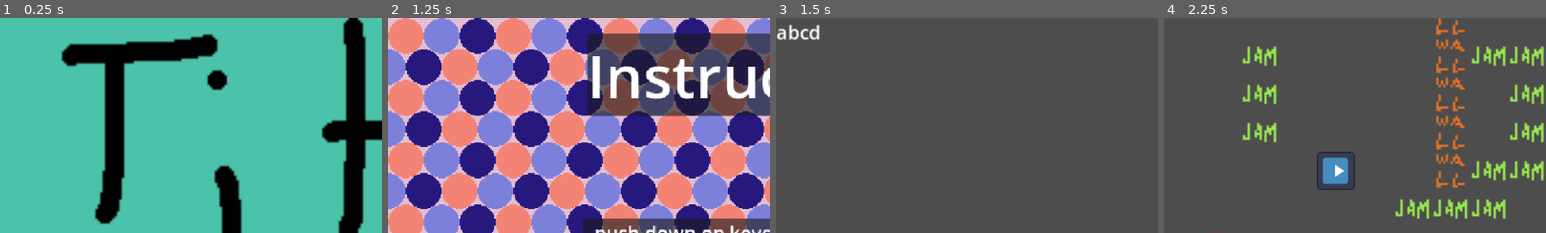
Above: before the commit, frames 1-4 (left to right).
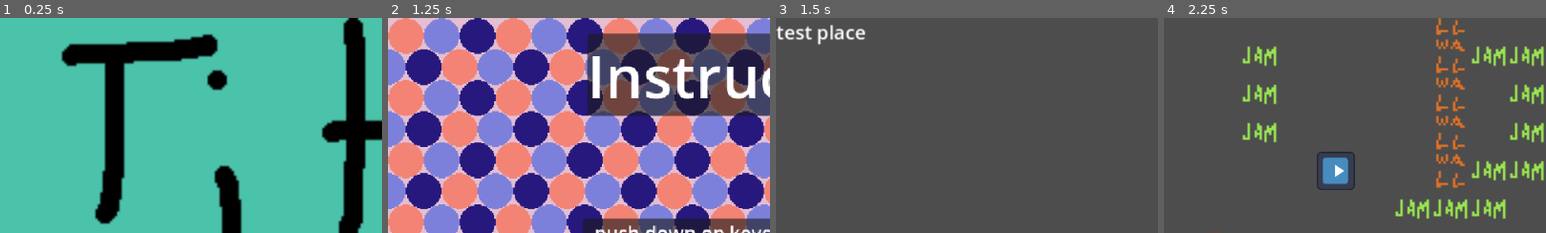
Above: after the commit, the same moments.

Repository: gavelhj/Ludum-Dare-59
Game: Godot game, scene res://UI/titlescreen.tscn
The game is run twice, just before and just after one commit, with the same random seed, the same clock (stepped at 60 frames per second) and the same inputs. The engine's default icon, where the game draws it, is replaced by a stand-in: a white triangle on a blue panel in a dark square.
Inputs (mouse positions are % of the whole screen's width and height, from its top left):
- Up to frame 1 (0.25 s): no input
- Up to frame 2 (1.25 s): click (54, 76) at 0.5 s
- Up to frame 3 (1.5 s): click (51, 85) at 1.25 s
- Up to frame 4 (2.25 s): click "abcd" (after the commit: "test place") at 2 s
The pictures show only the part of the screen within x 0-50%, y 0-50%; the shares and areas given below are measured in that part.

Frames 1-2 are identical in both runs. In frame 3, 1.0% of the frame differs, in the area x 0-24%, y 3-13%; in frame 4, nothing differs.

Commit message:
i forgot

Diff:
--- a/ludum-dare-59-game/UI/levelselection.tscn
+++ b/ludum-dare-59-game/UI/levelselection.tscn
@@ -12,8 +12,8 @@
 
 [node name="test" type="TextureButton" parent="."]
 layout_mode = 0
-offset_right = 520.0
-offset_bottom = 168.0
+offset_right = 80.0
+offset_bottom = 24.0
 
 [node name="SceneChangeComponent" type="Node" parent="test" node_paths=PackedStringArray("button")]
 script = ExtResource("1_fd3b1")
@@ -25,4 +25,4 @@
 layout_mode = 0
 offset_right = 40.0
 offset_bottom = 23.0
-text = "abcd"
+text = "test place"
--- a/ludum-dare-59-game/resources idk the name/player.gd
+++ b/ludum-dare-59-game/resources idk the name/player.gd
@@ -2,7 +2,7 @@
 
 var no_signal = false
 var jammed = false
-@export var cancel = false
+var cancel = false
 
 var move_dir = 0 # moving forward or backward
 var rotate_dir = 0 # turning left or right
@@ -29,6 +29,7 @@
 func _physics_process(delta) -> void:
 	jammed = get_tile_data(&"jammed", position)
 	no_signal = get_tile_data(&"no_signal", position)
+	# decide movements
 	if not movement_queued:
 		if not no_signal:
 			update_direction()
@@ -38,7 +39,6 @@
 		if jammed: # around 1 in 2 chance to get movement overwritten
 			jam()
 
-		# prioritise rotating
 		if abs(move_dir) - abs(rotate_dir) <= 0.1 and abs(rotate_dir) >= 0.3:
 			movement_queued = true
 			rotate_dir = 1 * sign(rotate_dir)
@@ -55,6 +55,7 @@
 			move_start = position
 			move_end = position + Vector2(cos(rotation), sin(rotation)) * globals.tile_size * move_dir
 
+	# make movements
 	if movement_queued:
 		if cancel == true:
 			cancel = false
@@ -74,6 +75,8 @@
 		elif rotate_dir != 0:
 			rotation = lerp(rotate_start, rotate_end, alpha)
 
+
+	# end movements
 	if alpha == 1:
 		cancel = false
 		alpha = 0
